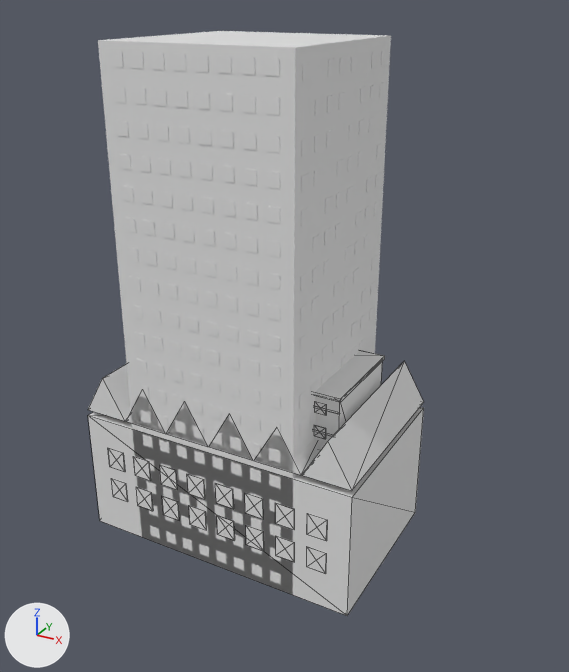
An edit to the glTF model models/decor.glb, drawn before and after from the same camera.
The view is the same before and after, from a 50 mm lens placed at (45.0, -74.7, 64.5), pointed at (3.6, 0.5, 26.9). The axes (+X, +Y, +Z) are drawn at lower left. The lights are the same throughout. The picture after the commit comes second. Mesh edges are drawn as thin lines on the coarser meshes.

Names of what the first picture shows: 'factory', 'panel', 'tower'.
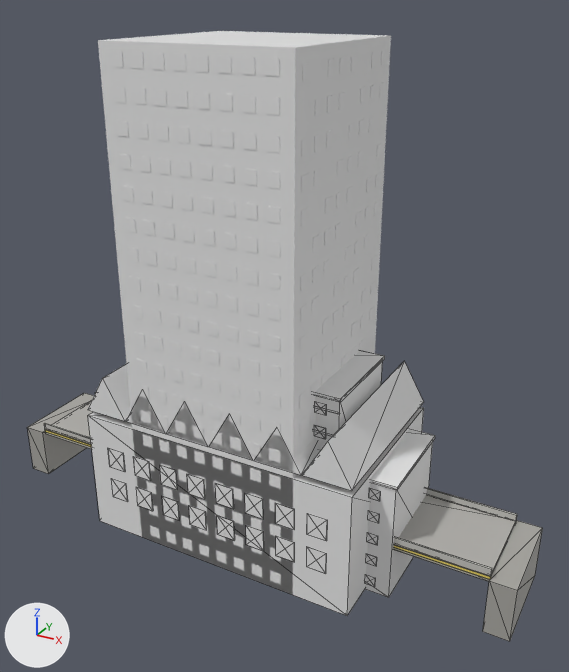
Patch to the scene script:
```diff
--- a/models/decor.glb.py
+++ b/models/decor.glb.py
@@ me_khrush @@
+me_khrush.from_pydata(...)  # 608 vertices, 912 faces; spans x -21.2..21.2, y -6.8..6.2, z 0.0..15.4
+me_khrush.materials.append(mat_paint)
@@ me_deck @@
+me_deck.from_pydata(...)  # 64 vertices, 96 faces; spans x -35.0..35.0, y -6.0..6.0, z 0.0..8.2
+me_deck.materials.append(mat_paint)
@@ ob_khrush @@
+ob_khrush = bpy.data.objects.new('khrush', me_khrush)
+ob_khrush.location = (0.0, 0.0, 0.0)
@@ ob_deck @@
+ob_deck = bpy.data.objects.new('deck', me_deck)
+ob_deck.location = (0.0, 0.0, 0.0)
```

Location of each change, [x1, y1, x2, y2] in pixels of the pictures (569 x 672 px):
'deck', added
    after: [27, 392, 543, 641]
'khrush', added
    after: [365, 429, 435, 597]
